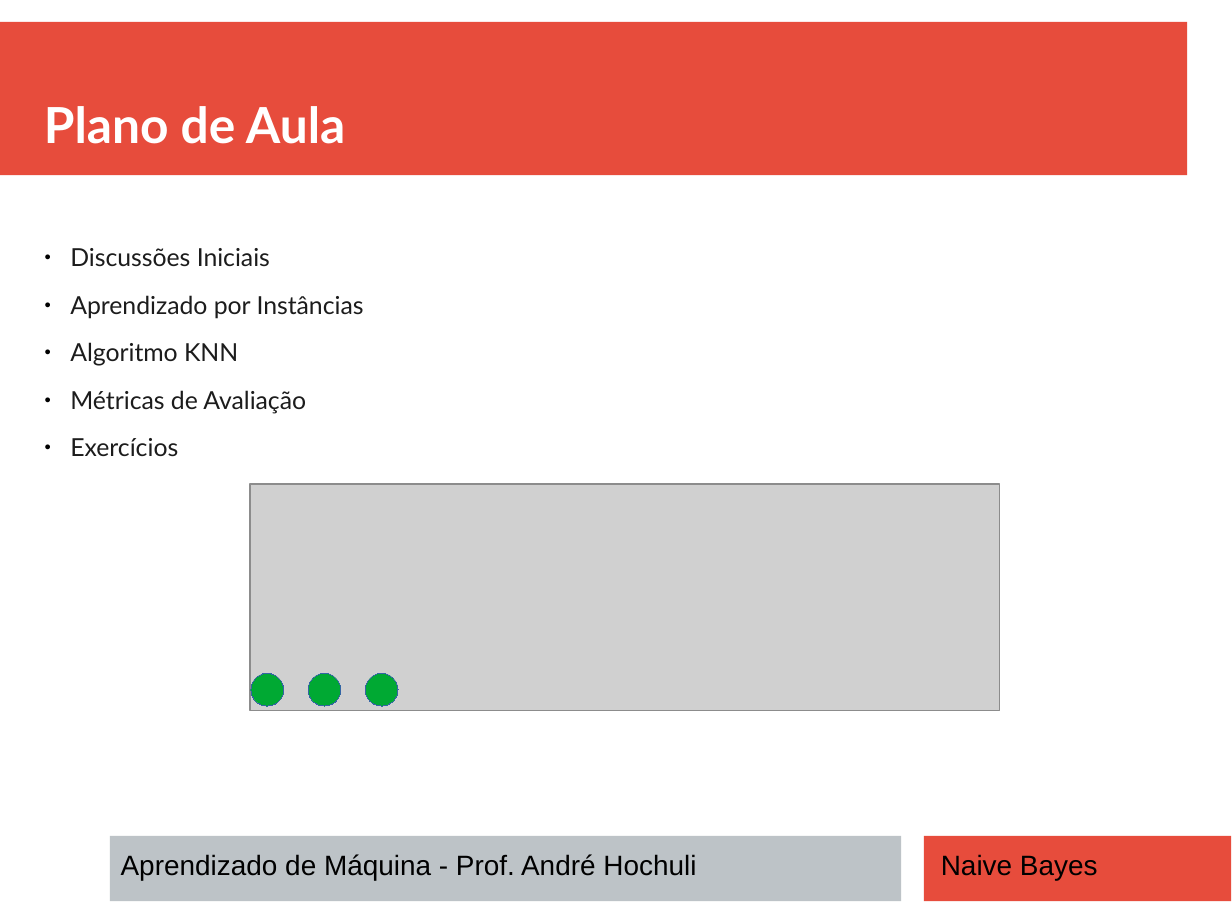
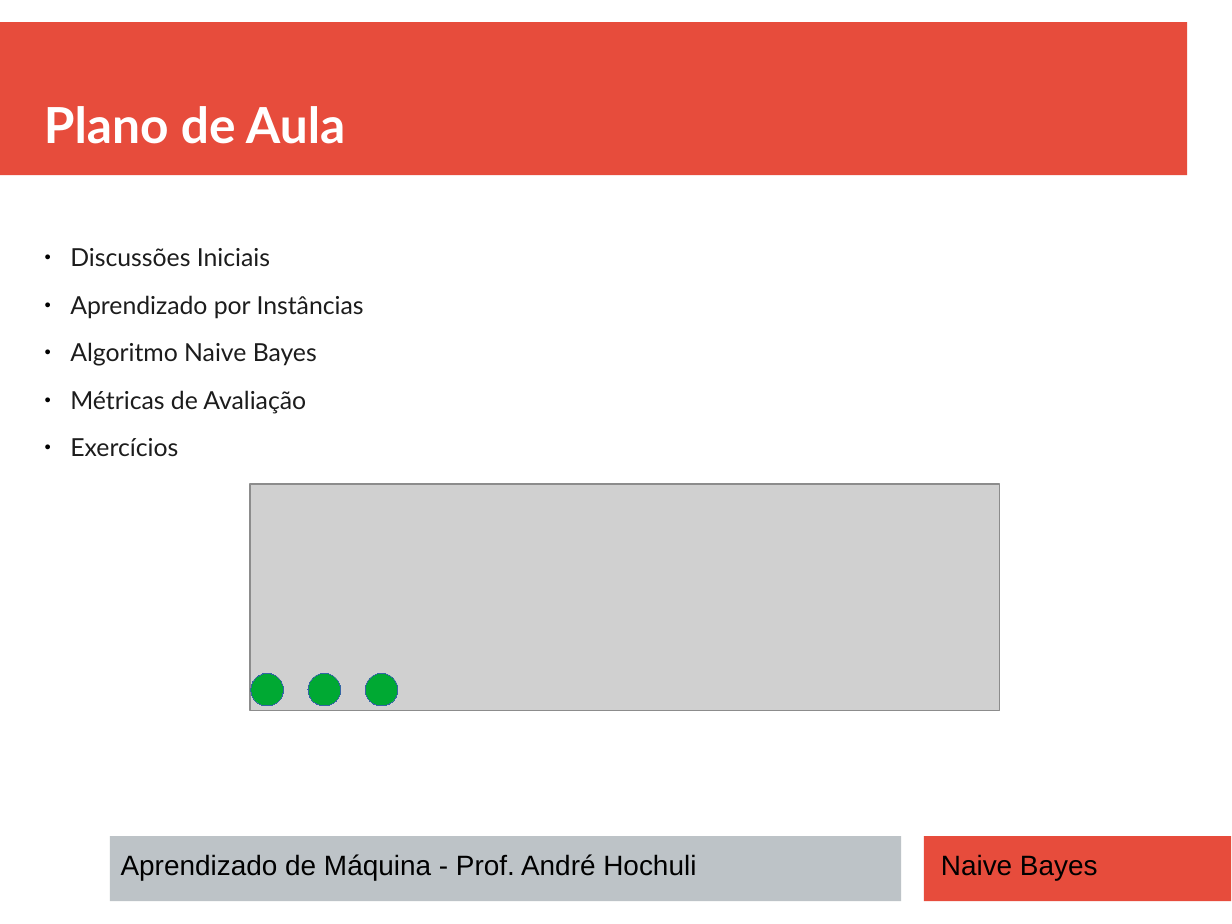
Before and after one commit to andrehochuli/teaching, a slide deck: slide 2 of AprendizadoMaquina/Tópico 02 - Aprendizado Supervisionado/NAIVE BAYES/Tópico 02 - Aprendizado-Supervisionado - Naive Bayes.pptx. Drawn at 1232x924 pixels with LibreOffice and Linux fonts; fonts in the diff are those of the drawing; grey boxes stand for pictures. Boxes give left, top, right and bottom in pixels: in the first picture for what was removed or moved away, otherwise in the second. Text is boxed around its words. In the diff, an @@ line names an element or a change of style, - is before the commit and + after.

Commit message:
Preparando Naive Bayes

```diff
--- a/AprendizadoMaquina/Tópico 02 - Aprendizado Supervisionado/NAIVE BAYES/Tópico 02 - Aprendizado-Supervisionado - Naive Bayes.pptx
+++ b/AprendizadoMaquina/Tópico 02 - Aprendizado Supervisionado/NAIVE BAYES/Tópico 02 - Aprendizado-Supervisionado - Naive Bayes.pptx
@@ text at <box>70,342,317,366</box>: text changed @@
-● Algoritmo KNN
+● Algoritmo Naive Bayes
```
Also in this commit, not shown: 7 other slides changed, 4 slides added.
